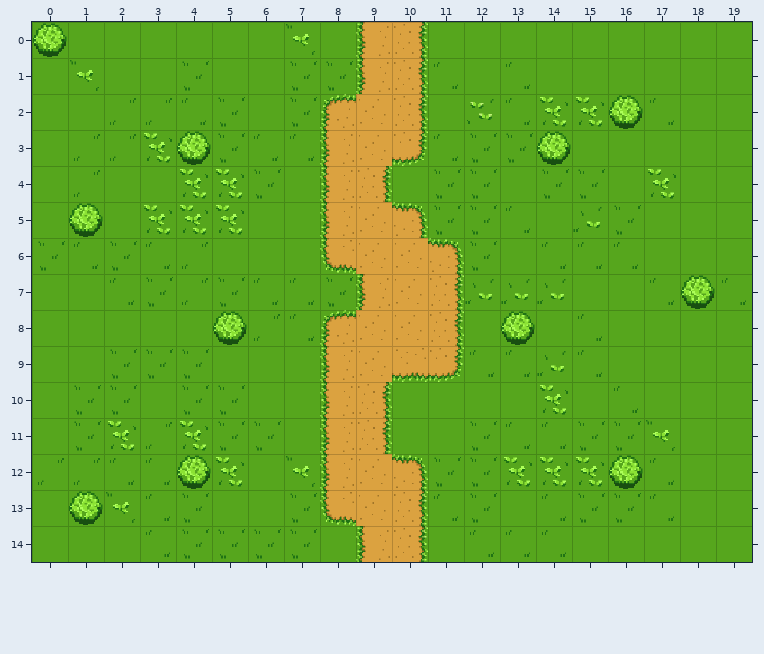
Tiled map (JSON): assets/tiled/World1_1.json. Above, as it was before the edit.
Cells are 50x50 px. Shown: x 0..19, y 0..14. The commit also replaced the tileset; all pictures use the new one.
And afterwards:
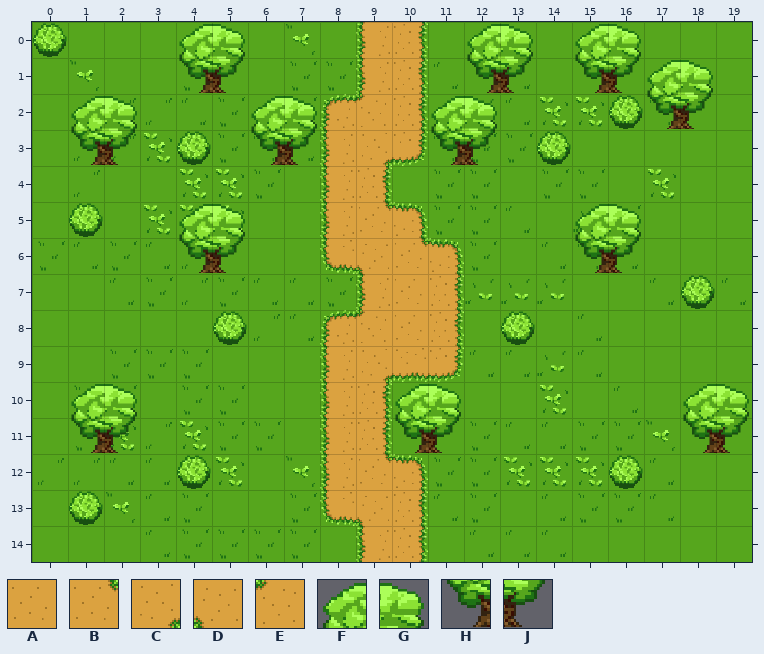
Key: from "pixil_tileset_1": A 8, B 18, C 19, D 20, E 21, F 30, G 31, H 40, J 41.
_ is an empty cell.
The exact change:
Layer "Back/Path":
The author changed tile A to tile B in row 5 at x 9; in row 6 at x 10; in row 12 at x 9.
The author changed tile A to tile C in row 3 at x 9; in row 9 at x 9.
The author changed tile A to tile D in row 6 at x 9; in row 13 at x 9.
The author changed tile A to tile E in row 2 at x 9; in row 8 at x 9.
Layer "Obstacles":
Tile F now appears in row 0 at x 4, 12 and 15; in row 1 at x 17; in row 2 at x 1, 6 and 11; in row 5 at x 4 and 15; in row 10 at x 1, 10 and 18.
Tile G now appears in row 0 at x 5, 13 and 16; in row 1 at x 18; in row 2 at x 2, 7 and 12; in row 5 at x 5 and 16; in row 10 at x 2, 11 and 19.
Tile H now appears in row 1 at x 4, 12 and 15; in row 2 at x 17; in row 3 at x 1, 6 and 11; in row 6 at x 4 and 15; in row 11 at x 1, 10 and 18.
Tile J now appears in row 1 at x 5, 13 and 16; in row 2 at x 18; in row 3 at x 2, 7 and 12; in row 6 at x 5 and 16; in row 11 at x 2, 11 and 19.
